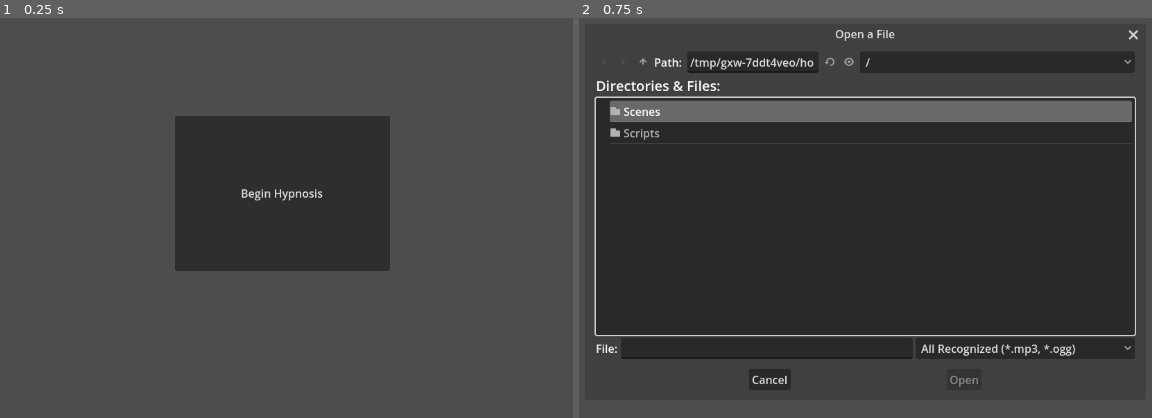
Above: before the commit, frames 1-2 (left to right).
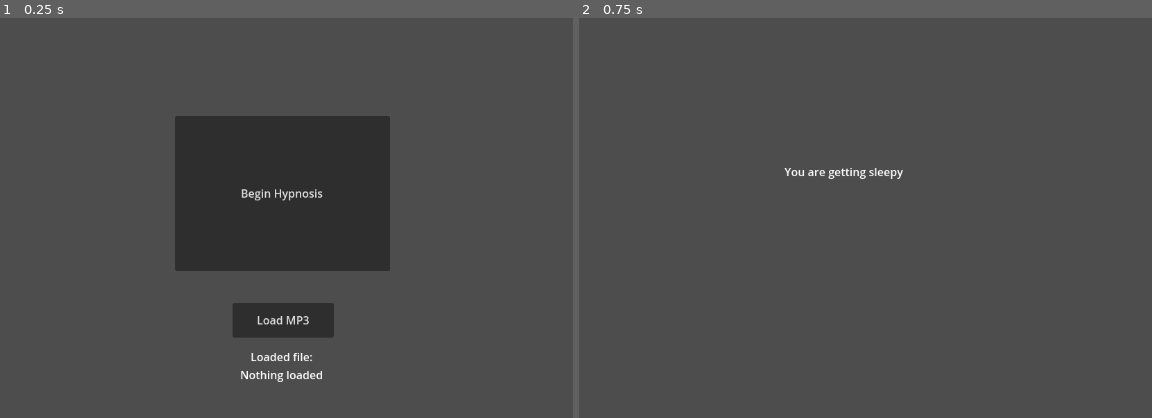
Above: after the commit, the same moments.

Repository: WinterWarp/KeyHypno
Game: Godot game, scene res://Scenes/FirstScene.tscn
The game is run twice, just before and just after one commit, with the same random seed, the same clock (stepped at 60 frames per second) and the same inputs.
Inputs:
- Up to frame 1 (0.25 s): no input
- Up to frame 2 (0.75 s): click "Begin Hypnosis" at 0.5 s

The runs differ from the first frame. In frame 1, 1.7% of the frame differs, in the area x 40-59%, y 71-91%; in frame 2, 66%, in the area x 2-98%, y 3-93%.

Commit message:
Major restructuring
- Loading and reloading of hypno scene
Meeting spec:
- Added a Load button instead of auto launching the popup file dialog.
- loading and displaying the loaded file.
- Manual begin hypnosis
- Transitioning back to main menu
- Multiple plays allowed with the same file without reselecting the audio file

Diff:
--- a/Scenes/FirstScene.tscn
+++ b/Scenes/FirstScene.tscn
@@ -1,22 +1,57 @@
-[gd_scene load_steps=2 format=3 uid="uid://bjfb3pjs7xrbf"]
+[gd_scene load_steps=3 format=3 uid="uid://bjfb3pjs7xrbf"]
 
-[ext_resource type="Script" path="res://Scripts/GoToHypnoSceneButton.gd" id="1_lm6pp"]
+[ext_resource type="Script" path="res://Scripts/first_scene.gd" id="1_hqyvb"]
+[ext_resource type="Script" path="res://Scripts/select_and_play_file.gd" id="2_xfv2x"]
 
-[node name="Node2D" type="Node2D"]
+[node name="Main" type="Node2D"]
+script = ExtResource("1_hqyvb")
+metadata/_edit_vertical_guides_ = [575.0]
 
-[node name="CanvasLayer" type="CanvasLayer" parent="."]
+[node name="MainMenuUI" type="CanvasLayer" parent="."]
 
-[node name="Button" type="Button" parent="."]
+[node name="BeginHypnosisButton" type="Button" parent="MainMenuUI"]
 anchors_preset = 8
 anchor_left = 0.5
 anchor_top = 0.5
 anchor_right = 0.5
 anchor_bottom = 0.5
-offset_left = 421.0
-offset_top = 212.0
-offset_right = 731.0
-offset_bottom = 436.0
+offset_left = -155.0
+offset_top = -112.0
+offset_right = 155.0
+offset_bottom = 112.0
 grow_horizontal = 2
 grow_vertical = 2
 text = "Begin Hypnosis"
-script = ExtResource("1_lm6pp")
+
+[node name="LoadFileButton" type="Button" parent="MainMenuUI"]
+offset_left = 504.0
+offset_top = 482.0
+offset_right = 650.0
+offset_bottom = 532.0
+text = "Load MP3"
+
+[node name="FileSelectedLabel" type="Label" parent="MainMenuUI"]
+offset_left = -146.0
+offset_top = 548.0
+offset_right = 1297.0
+offset_bottom = 597.0
+text = "Loaded file:
+Nothing loaded"
+horizontal_alignment = 1
+
+[node name="SelectAndPlayFile" type="FileDialog" parent="MainMenuUI"]
+auto_translate_mode = 1
+title = "Open a File"
+position = Vector2i(185, 111)
+size = Vector2i(793, 505)
+ok_button_text = "Open"
+file_mode = 0
+access = 2
+filters = PackedStringArray("*.mp3", "*.ogg")
+script = ExtResource("2_xfv2x")
+
+[node name="SceneContainer" type="Node2D" parent="."]
+
+[connection signal="pressed" from="MainMenuUI/BeginHypnosisButton" to="." method="_on_begin_hypnosis_pressed"]
+[connection signal="pressed" from="MainMenuUI/LoadFileButton" to="MainMenuUI/SelectAndPlayFile" method="_on_load_file_pressed"]
+[connection signal="file_selected" from="MainMenuUI/SelectAndPlayFile" to="MainMenuUI/SelectAndPlayFile" method="_on_FileDialog_file_selected"]
--- a/Scenes/HypnoScene.tscn
+++ b/Scenes/HypnoScene.tscn
@@ -1,8 +1,9 @@
 [gd_scene load_steps=2 format=3 uid="uid://cdl3j40ih58fc"]
 
-[ext_resource type="Script" path="res://Scripts/select_and_play_file.gd" id="1_sbgqn"]
+[ext_resource type="Script" path="res://Scripts/hypno_scene.gd" id="1_lcxrx"]
 
-[node name="Node2D" type="Node2D"]
+[node name="HypnoScene" type="Node2D"]
+script = ExtResource("1_lcxrx")
 
 [node name="CanvasLayer" type="CanvasLayer" parent="."]
 
@@ -19,18 +20,4 @@
 offset_right = 40.0
 offset_bottom = 40.0
 
-[node name="SelectAndPlayFile" type="FileDialog" parent="Control"]
-title = "Open a File"
-position = Vector2i(185, 111)
-size = Vector2i(793, 505)
-visible = true
-ok_button_text = "Open"
-file_mode = 0
-access = 2
-filters = PackedStringArray("*.mp3", "*.ogg")
-script = ExtResource("1_sbgqn")
-
 [node name="ASPlayer2D" type="AudioStreamPlayer2D" parent="Control"]
-
-[connection signal="file_selected" from="Control/SelectAndPlayFile" to="Control/SelectAndPlayFile" method="_on_FileDialog_file_selected"]
-[connection signal="finished" from="Control/ASPlayer2D" to="Control/SelectAndPlayFile" method="_on_play_finished"]
--- a/Scripts/GoToHypnoSceneButton.gd
+++ /dev/null
@@ -1,9 +0,0 @@
-extends Button
-
-func _button_pressed():
-	var Error = get_tree().change_scene_to_file("res://Scenes/HypnoScene.tscn")
-	if Error:
-		print("Error %d when changing scene." % Error)
-
-func _ready():
-	pressed.connect(self._button_pressed)
--- /dev/null
+++ b/Scripts/first_scene.gd
@@ -0,0 +1,73 @@
+extends Node2D
+
+var MainMenuUI:CanvasLayer
+var FileSelectedLabel: Label
+var SceneContainer:Node2D
+var selectedFilePath:String
+
+var Hypno_scene_res:Resource
+var HypnoScene:Node2D
+var HSPlayer:AudioStreamPlayer2D
+
+
+const HYPNO_SCENE_PATH = "res://Scenes/HypnoScene.tscn"
+
+func _ready():
+	MainMenuUI = $MainMenuUI
+	FileSelectedLabel = $MainMenuUI/FileSelectedLabel
+	SceneContainer = $SceneContainer
+	ResourceLoader.load_threaded_request(HYPNO_SCENE_PATH)
+
+func startHypno():
+	if SceneContainer.get_child_count() == 0:
+		Hypno_scene_res = ResourceLoader.load_threaded_get(HYPNO_SCENE_PATH)
+		HypnoScene = Hypno_scene_res.instantiate()
+		SceneContainer.add_child(HypnoScene)
+		HypnoScene.set_visibility(true)
+		HSPlayer = $SceneContainer/HypnoScene/Control/ASPlayer2D
+		HSPlayer.finished.connect(_on_play_finished)
+	else:
+		SceneContainer.get_child(0).visible = true
+		HypnoScene.set_visibility(true)
+	loadFromPath(selectedFilePath)
+	HSPlayer.play()
+	MainMenuUI.visible = false
+
+
+
+func setFilePath(path):
+	selectedFilePath = path
+	FileSelectedLabel.text = "Loaded file:\n"+path
+
+func loadFromPath(path):
+	match path.right(3).to_lower():
+		"ogg":
+			HSPlayer.stream = AudioStreamOggVorbis.load_from_file(path)
+		"mp3":
+			var file = FileAccess.open(path, FileAccess.READ)
+			var mp3 = AudioStreamMP3.new()
+			mp3.data = file.get_buffer(file.get_length())
+			HSPlayer.stream = mp3
+		_:
+			print("unexpected file type")
+
+
+func gotoMainMenu():
+	HypnoScene.set_visibility(false)
+	MainMenuUI.visible = true
+	print(SceneContainer.get_child_count(), " ", SceneContainer.get_children())
+	SceneContainer.get_child(0).visible = false
+
+func exit():
+	get_tree().root.propagate_notification(NOTIFICATION_WM_CLOSE_REQUEST)
+	get_tree().quit()
+
+
+func _on_exit_pressed():
+	exit()
+
+func _on_begin_hypnosis_pressed():
+	startHypno()
+
+func _on_play_finished():
+	gotoMainMenu()
--- /dev/null
+++ b/Scripts/hypno_scene.gd
@@ -0,0 +1,11 @@
+extends Node2D
+var HSCanvasLayer:CanvasLayer
+var HSControl:Control
+
+func _ready():
+	HSCanvasLayer = $CanvasLayer
+	HSControl = $Control
+
+func set_visibility(is_visible:bool):
+	HSCanvasLayer.visible = is_visible
+	HSControl.visible = is_visible
--- a/Scripts/select_and_play_file.gd
+++ b/Scripts/select_and_play_file.gd
@@ -1,15 +1,11 @@
 extends FileDialog
 
 var selectedfile
-var ASPlayer2D: AudioStreamPlayer2D
-var AL2D: AudioListener2D
+var Main:Node2D
 
 # Called when the node enters the scene tree for the first time.
 func _ready() -> void:
-	ASPlayer2D = $"../ASPlayer2D"
-
-	popup()
-
+	Main = $"../.."
 	pass # Replace with function body.
 
 func _on_FileDialog_file_selected(path:String):
@@ -17,24 +13,12 @@
 	print(path.right(3))
 	print(path.right(3).to_lower())
 	match path.right(3).to_lower():
-		"ogg":
-			ASPlayer2D.stream = AudioStreamOggVorbis.load_from_file(path)
-		"mp3":
-			var file = FileAccess.open(path, FileAccess.READ)
-			var mp3 = AudioStreamMP3.new()
-			mp3.data = file.get_buffer(file.get_length())
-			ASPlayer2D.stream = mp3
+		"ogg", "mp3":
+			Main.setFilePath(path)
 		_:
 			print("unexpected file type")
-	ASPlayer2D.play()
 
 
-# Called every frame. 'delta' is the elapsed time since the previous frame.
-func _process(delta: float) -> void:
-	pass
 
-
-func _on_play_finished() -> void:
-	var Error = get_tree().change_scene_to_file("res://Scenes/FirstScene.tscn")
-	if Error:
-		print("Error %d when changing scene." % Error)
+func _on_load_file_pressed():
+	popup()
